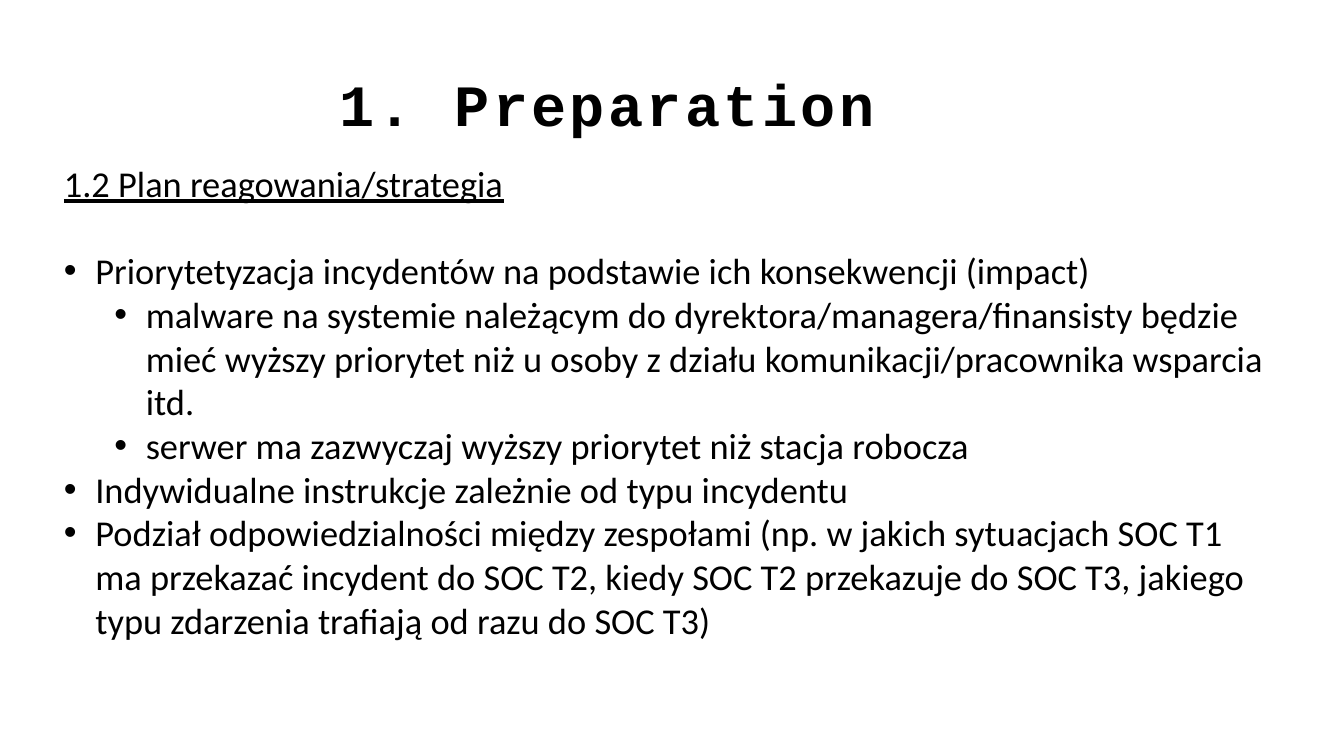
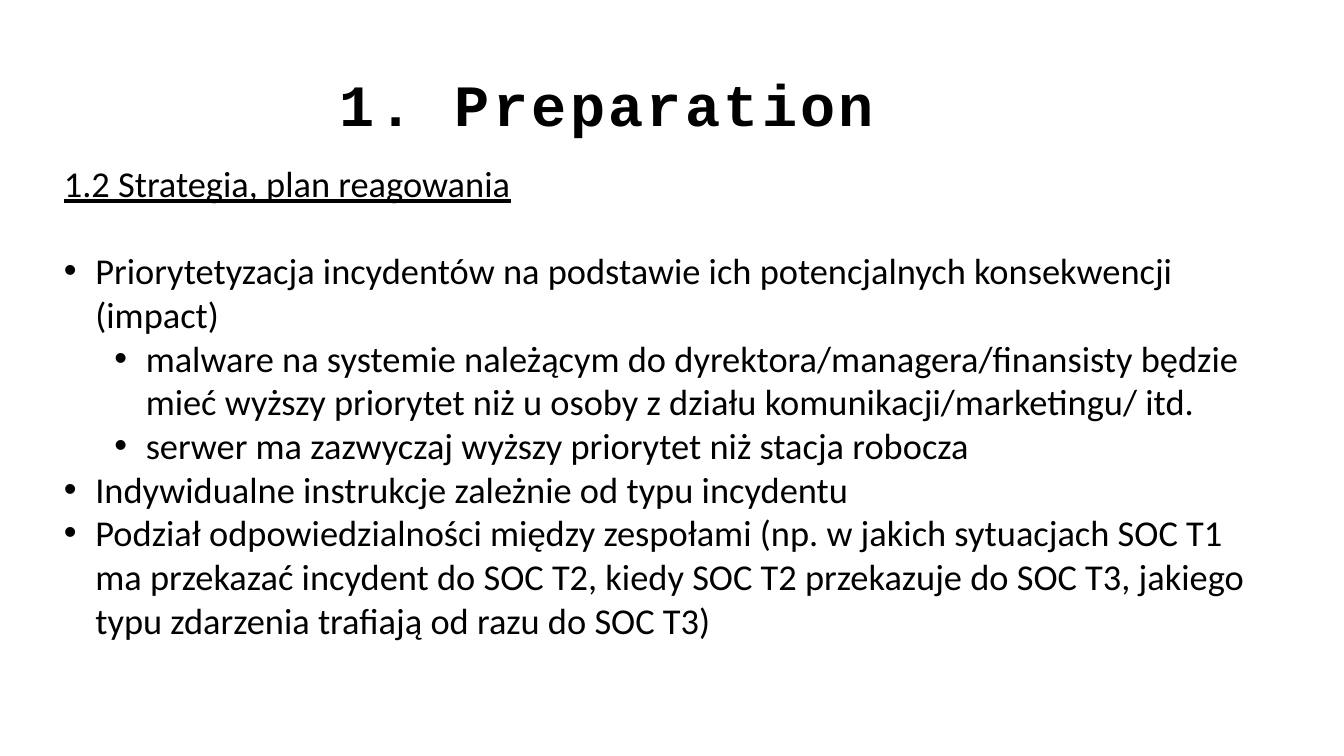
Before and after one commit to ewilded/DFIR, a slide deck: slide 4 of 6_Reagowanie_na_incydenty.pptx. Drawn at 1344x756 pixels with LibreOffice and Linux fonts; fonts in the diff are those of the drawing. Boxes give left, top, right and bottom in pixels: in the first picture for what was removed or moved away, otherwise in the second. Text is boxed around its words. In the diff, an @@ line names an element or a change of style, - is before the commit and + after.

```diff
--- a/6_Reagowanie_na_incydenty.pptx
+++ b/6_Reagowanie_na_incydenty.pptx
@@ text at box(64, 171, 1238, 422): text changed @@
-1.2 Plan reagowania/strategia
-• Priorytetyzacja incydentów na podstawie ich konsekwencji (impact)
-  • malware na systemie należącym do dyrektora/managera/finansisty będzie mieć wyższy priorytet niż u osoby z działu komunikacji/pracownika wsparcia itd.
+1.2 Strategia, plan reagowania
+• Priorytetyzacja incydentów na podstawie ich potencjalnych konsekwencji (impact)
+  • malware na systemie należącym do dyrektora/managera/finansisty będzie mieć wyższy priorytet niż u osoby z działu komunikacji/marketingu/ itd.
```
Also in this commit, not shown: 43 other slides changed, 2 other files.
